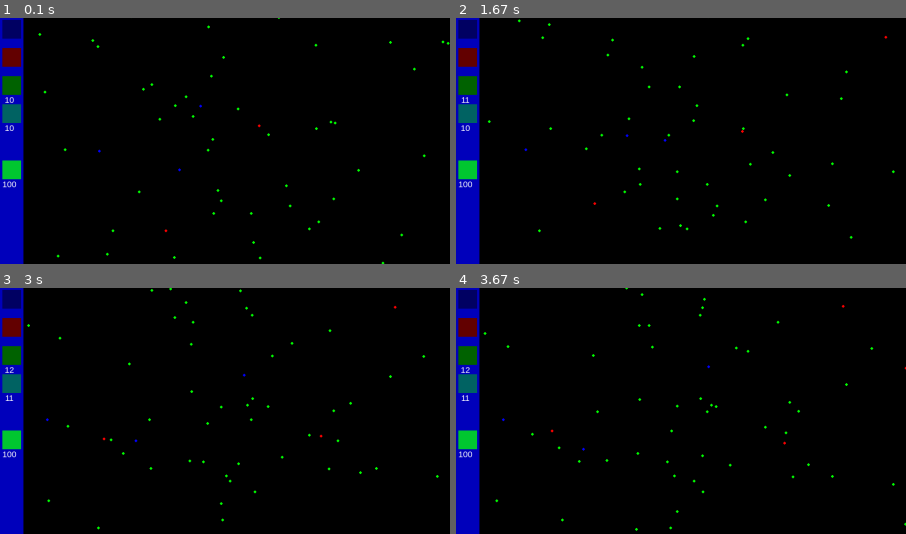
Above: before the commit, frames 1-4 (two rows, left to right).
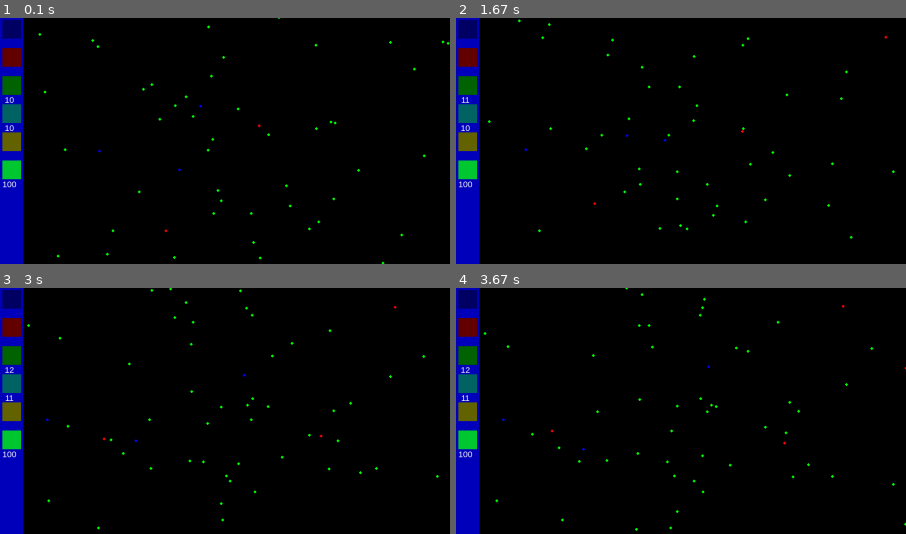
Above: after the commit, the same moments.

Repository: fleron19/PygameProject
Game: pygame game, started from main.py
Two runs of this game, one before a commit and one after it. Both use one fixed random seed, a clock stepped at 60 frames per second and the inputs below.
Inputs (mouse positions are % of the whole screen's width and height, from its top left):
- Up to frame 1 (0.1 s): no input
- Up to frame 2 (1.67 s): click (1, 14) at 0.38 s; press the mouse at (98, 49) at 0.7 s; move the mouse to (62, 39) at 0.8 s; release the mouse at (26, 30) at 0.93 s; press the mouse at (1, 14) at 1.03 s; move the mouse to (15, 24) at 1.13 s; release the mouse at (29, 34) at 1.27 s; press the mouse at (1, 26) at 1.37 s; move the mouse to (24, 56) at 1.47 s; release the mouse at (48, 86) at 1.6 s
- Up to frame 3 (3 s): press the mouse at (1, 26) at 1.7 s; move the mouse to (7, 36) at 1.8 s; release the mouse at (13, 47) at 1.93 s; press the mouse at (1, 31) at 2.03 s; move the mouse to (29, 60) at 2.13 s; release the mouse at (57, 88) at 2.27 s; press the mouse at (98, 30) at 2.37 s; move the mouse to (67, 32) at 2.47 s; release the mouse at (37, 34) at 2.6 s; press the mouse at (1, 43) at 2.7 s; move the mouse to (30, 39) at 2.8 s; release the mouse at (60, 36) at 2.93 s
- Up to frame 4 (3.67 s): press the mouse at (98, 34) at 3.03 s; move the mouse to (59, 43) at 3.13 s; release the mouse at (20, 51) at 3.27 s
The pictures show only the part of the screen within x 0-50%, y 12-62%; the shares and areas given below are measured in that part.

The runs differ from the first frame. In frame 1, 0.3% of the frame differs, in the area x 0-5%, y 46-55%; in frame 2, 0.3%; in frame 3, 0.3%; in frame 4, 0.3%.

Commit message:
Добавлена панель кнопок для ухудшения вируса, добавлены маски

Diff:
--- a/main.py
+++ b/main.py
@@ -1,14 +1,15 @@
+from math import sqrt
+from random import randrange
+
 import pygame
-from random import randrange
-from math import sqrt
 
 font_name = pygame.font.match_font('arial')
 
 
-def check_click(pos):
-    for btn in buttons:
+def check_click(pos, lis):
+    for btn in lis:
         if btn[0] < pos[0] < btn[2] and btn[1] < pos[1] < btn[3]:
-            return buttons.index(btn)
+            return lis.index(btn)
 
 
 class virus():
@@ -136,7 +137,9 @@
     radius = 3
     buttons = [[5, 130, 45, 170, (0, 0, 100)], [5, 190, 45, 230, (100, 0, 0)],
                [5, 250, 45, 290, (0, 100, 0)], [5, 310, 45, 350, (0, 100, 100)],
-               [5, 430, 45, 470, (0, 200, 50)]]  # левый верхний угол, правый нижний
+               [5, 370, 45, 410, (100, 100, 0)], [5, 430, 45, 470, (0, 200, 50)]]  # левый верхний угол, правый нижний
+    more_buttons = [[55, 370, 95, 410, (100, 100, 0)], [55, 430, 95, 470, (100, 100, 0)],
+                    [55, 500, 95, 540, (100, 100, 0)], [55, 560, 95, 600, (100, 100, 0)]]
     airport = [10, 0, 90, 90]  # левый верхний угол, правый нижний
     v = 200
     doctor_vel = 0
@@ -145,6 +148,8 @@
     border = 0
     died = 0
     hosp_set = False
+    open1 = 0
+    mask = 0
     doctor = 0
     doctor_vel_price = 10
     doctor_price = 10
@@ -193,7 +198,7 @@
                     slpress = True
                     pygame.draw.rect(screen, 'RED', (1863, 195, 40, 437))
                     pygame.draw.rect(screen, 'GREEN', (x, y, 25, 25))
-                press = check_click(h)
+                press = check_click(h, buttons)
                 if press == 0:
                     border = (border + 1) % 2
                     buttons[0][4] = (0, 0, 100 - 50 * border)
@@ -208,11 +213,19 @@
                         money -= doctor_vel_price
                         doctor_vel += 10
 
-                elif press == 4:
+                elif press == 5:
                     if money >= hospital_price:
                         money -= hospital_price
                         hospital_price += 25
                         hosp_set = True
+                elif press == 4:
+                    open1 = (open1 + 1) % 2
+                    buttons[4][4] = (100, 100 - 50 * open1, 0)
+                if open1 == 1:
+                    more_press = check_click(h, more_buttons)
+                    if more_press == 0:
+                        mask = (mask + 1) % 2
+                        more_buttons[0][4] = (100, 100 - 50 * mask, 0)
 
             if event.type == pygame.MOUSEMOTION and slpress:
                 screen.fill((0, 0, 0))
@@ -278,6 +291,12 @@
         money_change = (len(people) - doctor - sick) / fps * v / 10000
         money_change -= ((len(people)) / fps / 50)
         money += money_change
+        if open1 == 1:
+            pygame.draw.rect(screen, (0, 0, 139), (50, 360, 250, 320))
+            draw_text(screen, 'маски', 20, 130, 370)
+            draw_text(screen, 'шанс заражения -25%', 15, 160, 390)
+            for btn in more_buttons:
+                pygame.draw.rect(screen, btn[4], (btn[0], btn[1], btn[2] - btn[0], btn[3] - btn[1]))
         draw_text(screen, 'sick: ' + str(sick), 18, round(width / 1.3), 10)
         draw_text(screen, 'died: ' + str(died) + ' : ' + str(fl), 18, round(width / 1.6), 10)
         draw_text(screen, 'money: ' + str(round(money)) + ' ' + str(money_change)[:4], 18, round(width / 1.45), 10)
